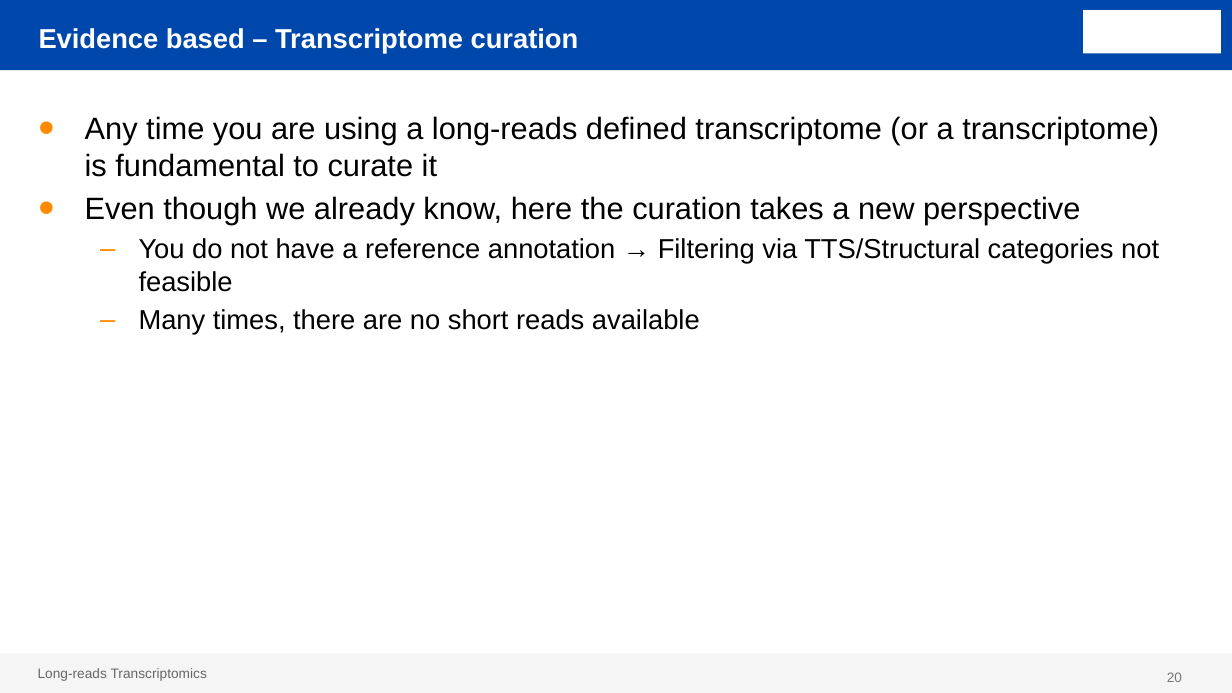
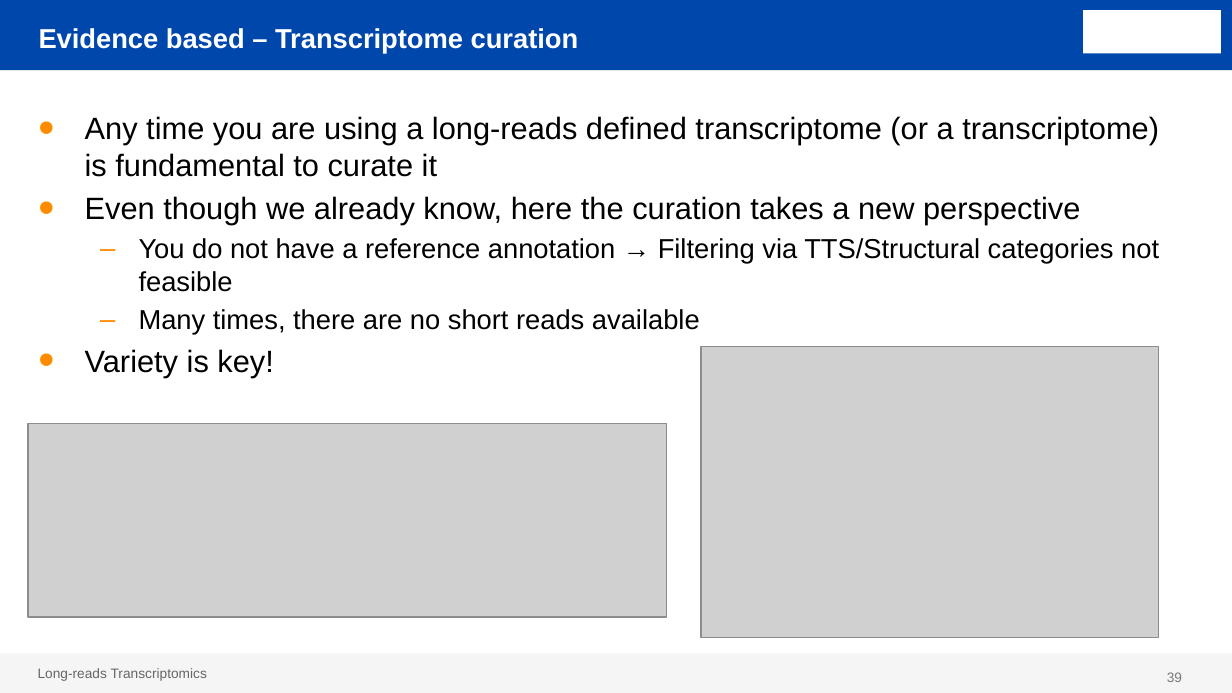
Before and after one commit to ConesaLab/VALT_Summer_Course, a slide deck: slide 39 of theory/day2/SQANTI_evidence.pptx (slide 20 before the commit). Drawn at 1232x693 pixels with LibreOffice and Linux fonts; fonts in the diff are those of the drawing; grey boxes stand for pictures; background and template pictures are left out. Boxes give left, top, right and bottom in pixels: in the first picture for what was removed or moved away, otherwise in the second. Text is boxed around its words. In the diff, an @@ line names an element or a change of style, - is before the commit and + after.

```diff
--- a/theory/day2/SQANTI_evidence.pptx
+++ b/theory/day2/SQANTI_evidence.pptx
@@ text at (85,349,273,377): paragraph added @@
+• Variety is key!
@@ picture added at (701,346,1158,637) @@
@@ picture added at (28,424,667,617) @@
@@ page number at (1167,672,1182,682): text changed @@
-20
+39
```
Also in this commit, not shown: 17 other slides changed, 38 slides added, 3 slides removed, 4 other files.
